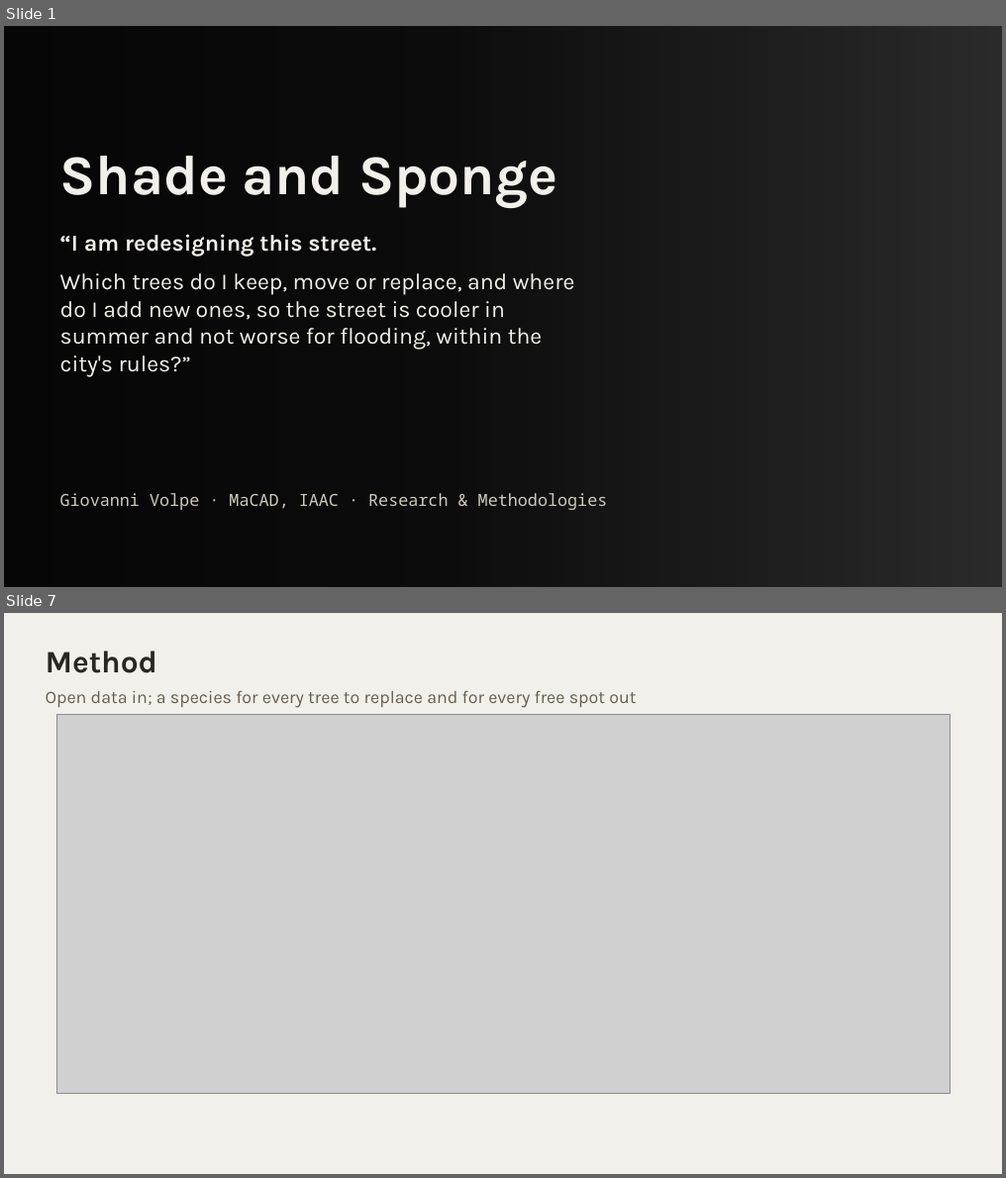
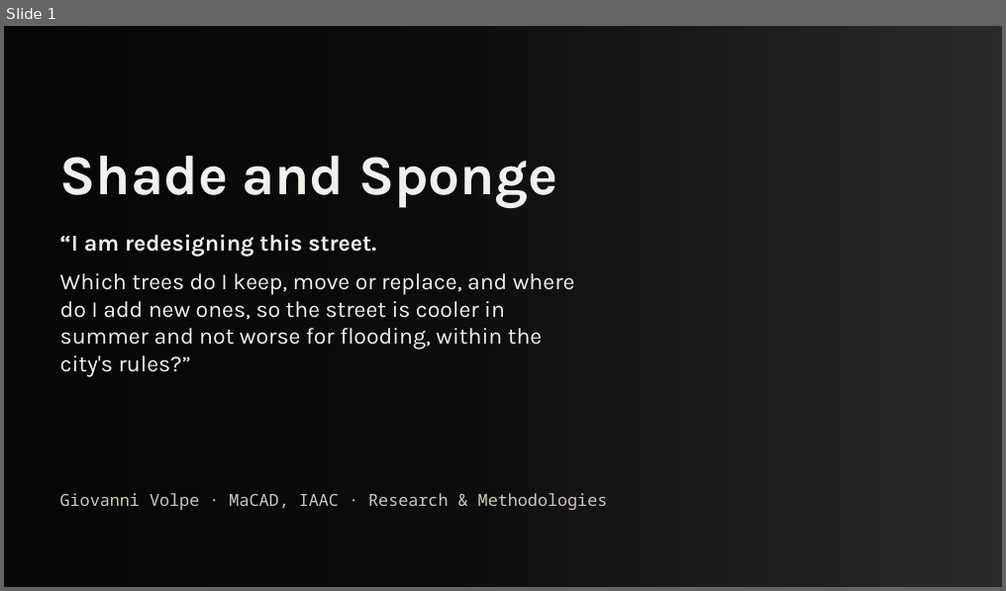
Before and after one commit to giofox96/shade-and-sponge, a slide deck: slides/rm_final/shade_and_sponge_rm_personal.pptx. Shown one above the other, each under a label of ours: slides 1 and 7 before the commit, slide 1 after it; the slides between them are not shown. The pictures are 1006x1178 and 1006x591 pixels, drawn with LibreOffice and Linux fonts; fonts in the diff are those of the drawing; grey boxes stand for pictures; background and template pictures are left out; a plain dark background stands for a picture behind light text. Boxes give left, top, right and bottom in pixels: in the first picture for what was removed or moved away, otherwise in the second. Text is boxed around its words. In the diff, an @@ line names an element or a change of style, - is before the commit and + after.

```diff
--- a/slides/rm_final/shade_and_sponge_rm_personal.pptx
+++ b/slides/rm_final/shade_and_sponge_rm_personal.pptx
@@ slide 7 removed at [4,613,1002,1174], background #F2F0EA @@
@@ text removed at [46,651,157,673] @@
-Method
@@ text removed at [46,690,636,708] @@
-Open data in; a species for every tree to replace and for every free spot out
@@ picture removed at [56,714,949,1093] @@
```
Also in this commit, not shown: 6 slides changed, 2 slides added, 2 other slides removed, 51 other files.
